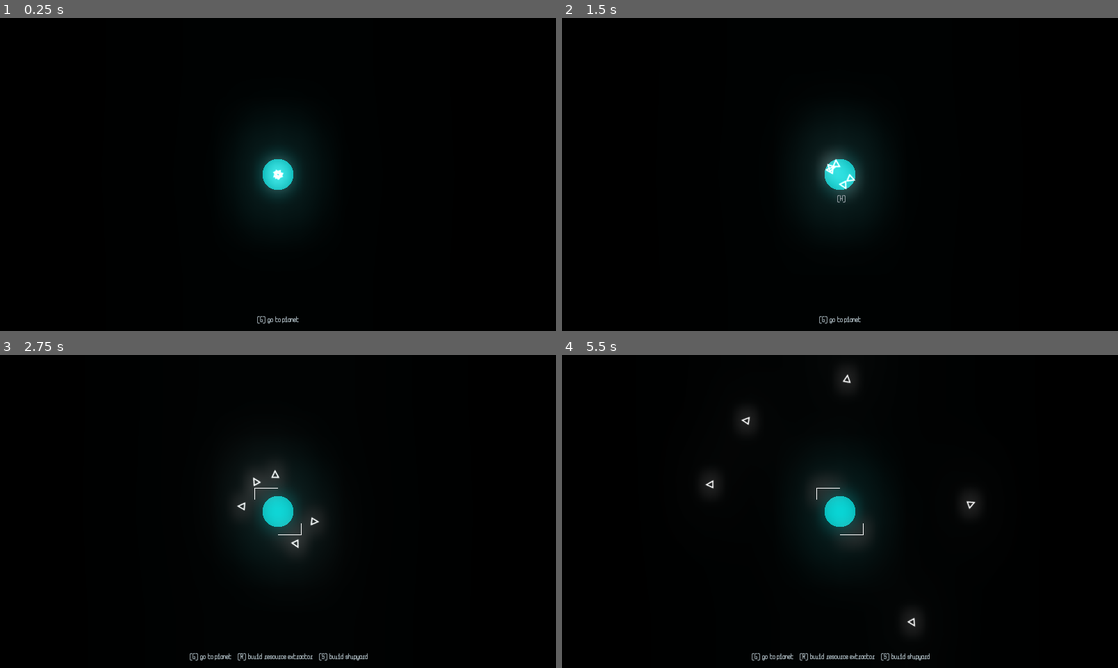
Above: before the commit, frames 1-4 (two rows, left to right).
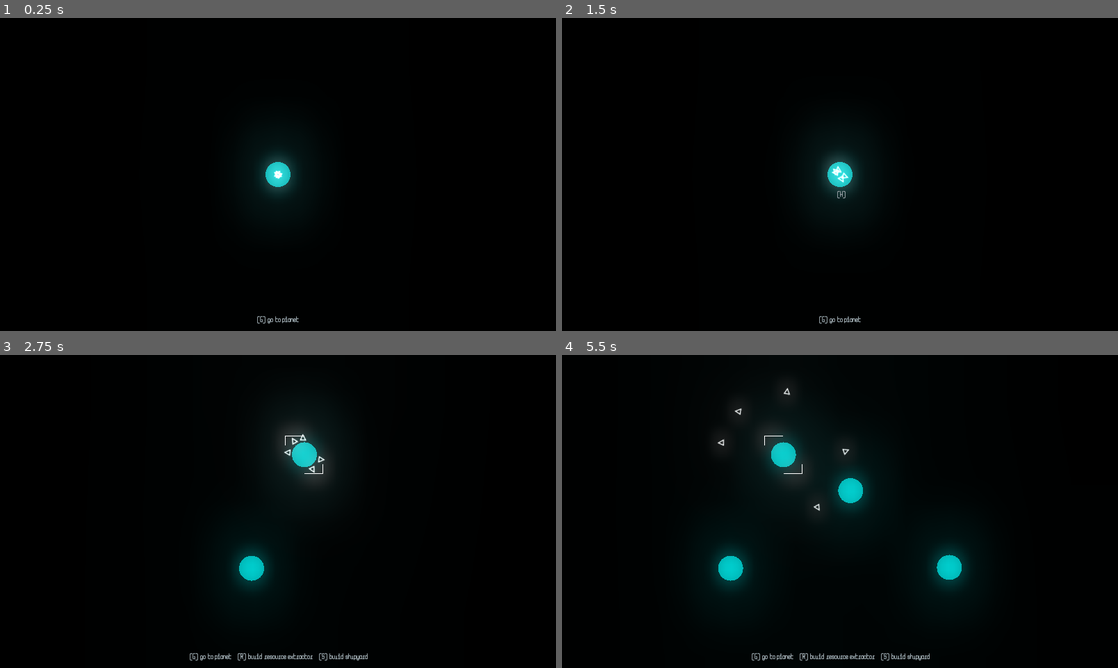
Above: after the commit, the same moments.

Repository: raffomania/aekisfour
Game: Godot game, scene res://main.tscn
Same seed, same stepped clock (60 frames per second), same inputs: the game is played once before the commit and once after it.
Inputs:
- Up to frame 1 (0.25 s): no input
- Up to frame 2 (1.5 s): tap Enter at 0.5 s; hold R (r) 0.53-1.28 s; tap G (g) at 0.6 s; tap Space at 1.25 s; tap R (r) at 1.35 s
- Up to frame 3 (2.75 s): tap S (s) at 1.55 s; hold S (s) from 2.03 s (still down); tap H at 2.3 s
- Up to frame 4 (5.5 s): release S (s) at 2.78 s; tap H at 2.85 s; tap J at 3.05, 3.6 s; tap K at 3.8, 4.35 s; tap L at 4.55, 5.1 s; tap Y at 5.3 s

The runs differ from the first frame. In frame 1, 0.2% of the frame differs, in the area x 47-53%, y 45-55%; in frame 2, 0.3%; in frame 3, 4.2%; in frame 4, 4.9%, in the area x 25-75%, y 5-88%.

Commit message:
better planet spawning locations

Diff:
--- a/camera.gd
+++ b/camera.gd
@@ -16,7 +16,7 @@
 	extents.position -= extents.size * 0.2
 	extents.size += extents.size * 0.4
 
-	var smaller_than_min = Vector2(400, 400) - extents.size
+	var smaller_than_min = Vector2(500, 500) - extents.size
 	if smaller_than_min.x > 0:
 		extents.size.x += smaller_than_min.x
 		extents.position.x -= smaller_than_min.x / 2
--- a/planets.gd
+++ b/planets.gd
@@ -1,18 +1,47 @@
 extends Node
 
 var planet_res = preload('res://planet.tscn')
-var characters = [KEY_H, KEY_J, KEY_K, KEY_L]
+var characters = [KEY_H, KEY_J, KEY_K, KEY_L, KEY_Y, KEY_U, KEY_I, KEY_O]
 var all_planets = []
+var discovered_planets = []
 signal planets_updated
 
 func _ready():
 	yield(get_tree().root, 'ready')
 	randomize()
+	var last_planet_pos = Vector2(0, 0)
 	for character in characters:
 		var planet = planet_res.instance()
 		planet.character = character
-		planet.global_position = Vector2(randf() * 2700, randf() * 1500)
+
+		planet.global_position = get_new_planet_position(last_planet_pos)
 		add_child(planet)
+
+		last_planet_pos = planet.global_position
+
 		all_planets.push_back(planet)
-	all_planets[0].add_to_group('planets')
-	emit_signal('planets_updated')
+		planet.add_to_group('planets')
+		discovered_planets.push_back(planet)
+
+		emit_signal('planets_updated')
+
+		yield(get_tree().create_timer(1.5), 'timeout')
+
+func get_new_planet_position(last_position: Vector2):
+	var position = Vector2(1, 0).rotated(randf() * TAU)\
+		* Ships.Ship.get_max_distance_from_home()\
+		+ last_position
+
+	var near_planets = []
+	for planet in all_planets:
+		var from_other = position - planet.global_position
+		if from_other.length() < 150:
+			near_planets.push_back(from_other.normalized())
+
+	if len(near_planets) > 0:
+		var away_from_others = Vector2(0, 0)
+		for force in near_planets:
+			away_from_others += force / len(near_planets)
+		position += away_from_others * 100
+
+	return position
--- a/project.godot
+++ b/project.godot
@@ -13,9 +13,15 @@
 "class": "Planet",
 "language": "GDScript",
 "path": "res://planet.gd"
+}, {
+"base": "MultiMeshInstance2D",
+"class": "Ships",
+"language": "GDScript",
+"path": "res://ships.gd"
 } ]
 _global_script_class_icons={
-"Planet": ""
+"Planet": "",
+"Ships": ""
 }
 
 [application]
--- a/ships.gd
+++ b/ships.gd
@@ -1,4 +1,6 @@
 extends MultiMeshInstance2D
+
+class_name Ships
 
 var ships: Array = []
 
@@ -41,11 +43,10 @@
 	var resources = 0
 	var reserved_resources = 0
 	const capacity = 2
-	const max_speed = 100
+	const max_speed = 80
 	const steering = 1.45
-	const acceleration = 0.145
+	const acceleration = 0.1
 	const separation = 0.03
-	const max_distance_from_home = 300
 	const random_wander_strength = 2
 
 	func init(position: Vector2):
@@ -66,7 +67,7 @@
 			random_direction = random_direction.rotated((randf() - 0.5) * TAU * dt * random_wander_strength)
 
 			var back_home = last_target - transform.origin
-			var too_far_distance = back_home.length() - max_distance_from_home
+			var too_far_distance = back_home.length() - get_max_distance_from_home()
 			var distance_from_home_factor = max(0, too_far_distance * 0.001)
 			random_direction = random_direction.slerp(back_home.normalized(), clamp(distance_from_home_factor, 0, 1))
 
@@ -111,3 +112,6 @@
 				planet.reserved_resources += capacity - resources
 				reserved_resources = capacity - resources
 				return
+
+	static func get_max_distance_from_home():
+		return 200
